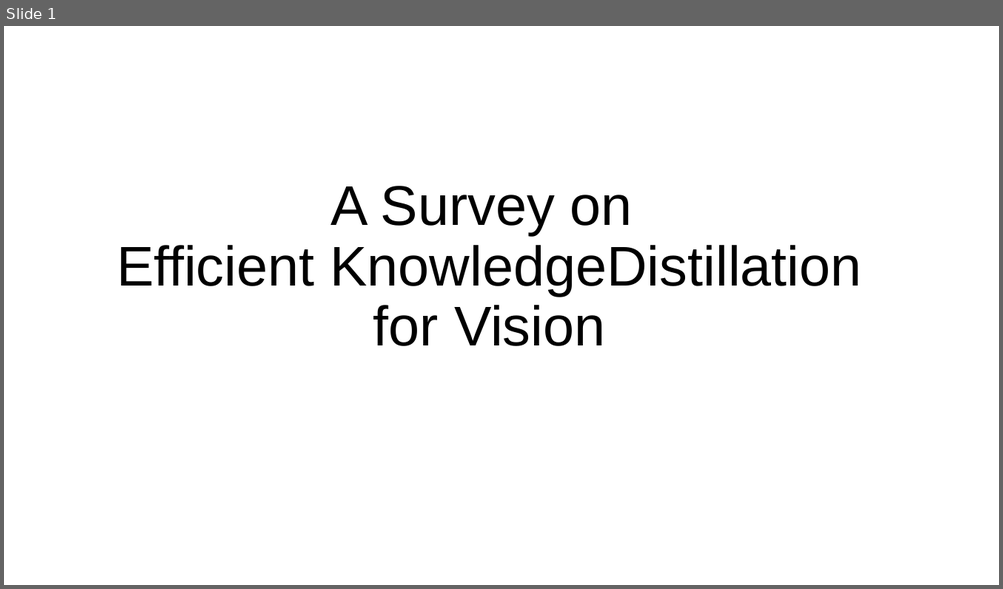
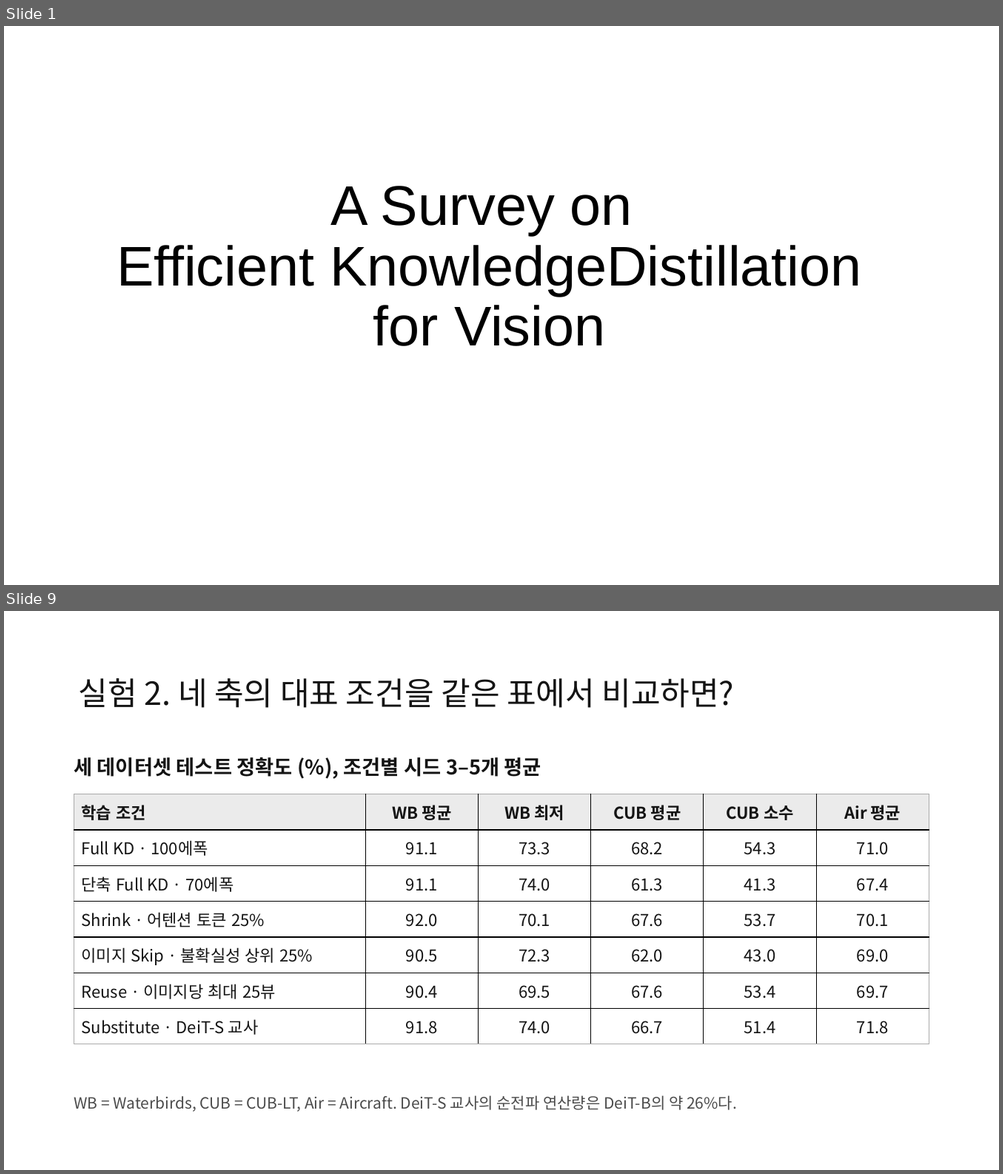
Before and after one commit to jeehoo0507/Efficient-KD-for-Vision, a slide deck: presentations/vision-kd-seminar/EKD-seminar.pptx. Shown one above the other, each under a label of ours: slide 1 before the commit, slides 1 and 9 after it; the slides between them are not shown. The pictures are 1003x589 and 1003x1174 pixels, drawn with LibreOffice and Linux fonts; fonts in the diff are those of the drawing. Boxes give left, top, right and bottom in pixels: in the first picture for what was removed or moved away, otherwise in the second. Text is boxed around its words. In the diff, an @@ line names an element or a change of style, - is before the commit and + after.

Commit message:
Open the lab meeting with its full agenda and organize the evidence into editable result tables

```diff
--- a/presentations/vision-kd-seminar/EKD-seminar.pptx
+++ b/presentations/vision-kd-seminar/EKD-seminar.pptx
@@ slide 9 added at <box>4,611,999,1170</box>, background #FFFFFF @@
@@ title added at <box>79,678,734,708</box>, 30.8 pt, text #141414 @@
+실험 2. 네 축의 대표 조건을 같은 표에서 비교하면?
@@ text added at <box>74,758,541,777</box>, 19.5 pt, text #141414, bold @@
+세 데이터셋 테스트 정확도 (%), 조건별 시드 3–5개 평균
@@ table added at <box>74,795,929,1045</box>, 7 rows, 6 columns @@
+학습 조건 | WB 평균 | WB 최저 | CUB 평균 | CUB 소수 | Air 평균
+Full KD · 100에폭 | 91.1 | 73.3 | 68.2 | 54.3 | 71.0
+단축 Full KD · 70에폭 | 91.1 | 74.0 | 61.3 | 41.3 | 67.4
+Shrink · 어텐션 토큰 25% | 92.0 | 70.1 | 67.6 | 53.7 | 70.1
+이미지 Skip · 불확실성 상위 25% | 90.5 | 72.3 | 62.0 | 43.0 | 69.0
+Reuse · 이미지당 최대 25뷰 | 90.4 | 69.5 | 67.6 | 53.4 | 69.7
+Substitute · DeiT-S 교사 | 91.8 | 74.0 | 66.7 | 51.4 | 71.8
@@ text added at <box>74,1096,737,1112</box>, 15 pt, text #4B4B4B @@
+WB = Waterbirds, CUB = CUB-LT, Air = Aircraft. DeiT-S 교사의 순전파 연산량은 DeiT-B의 약 26%다.
```
Also in this commit, not shown: 5 slides changed, 9 other slides added, 13 slides removed, 22 other files.
